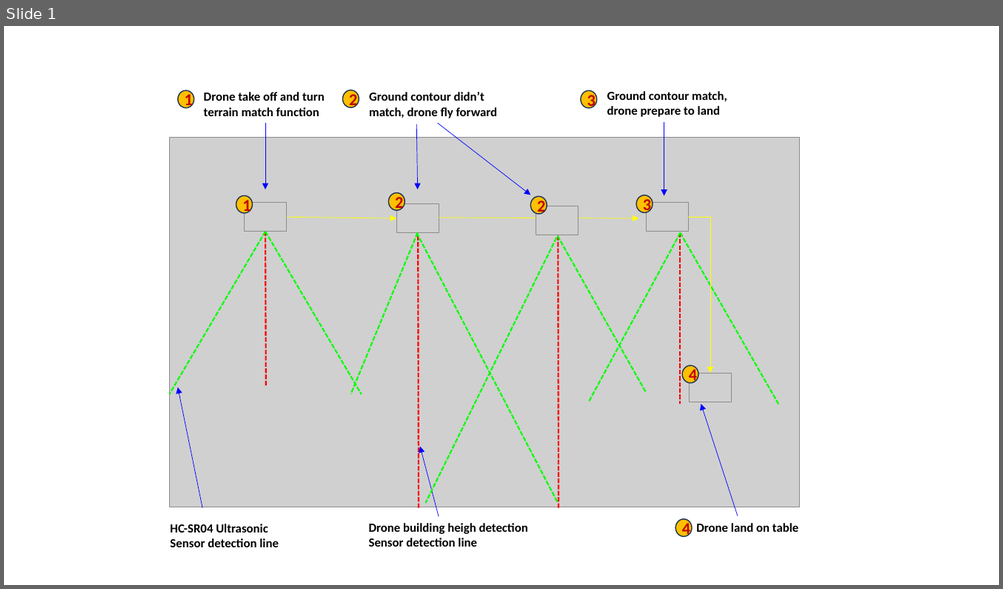
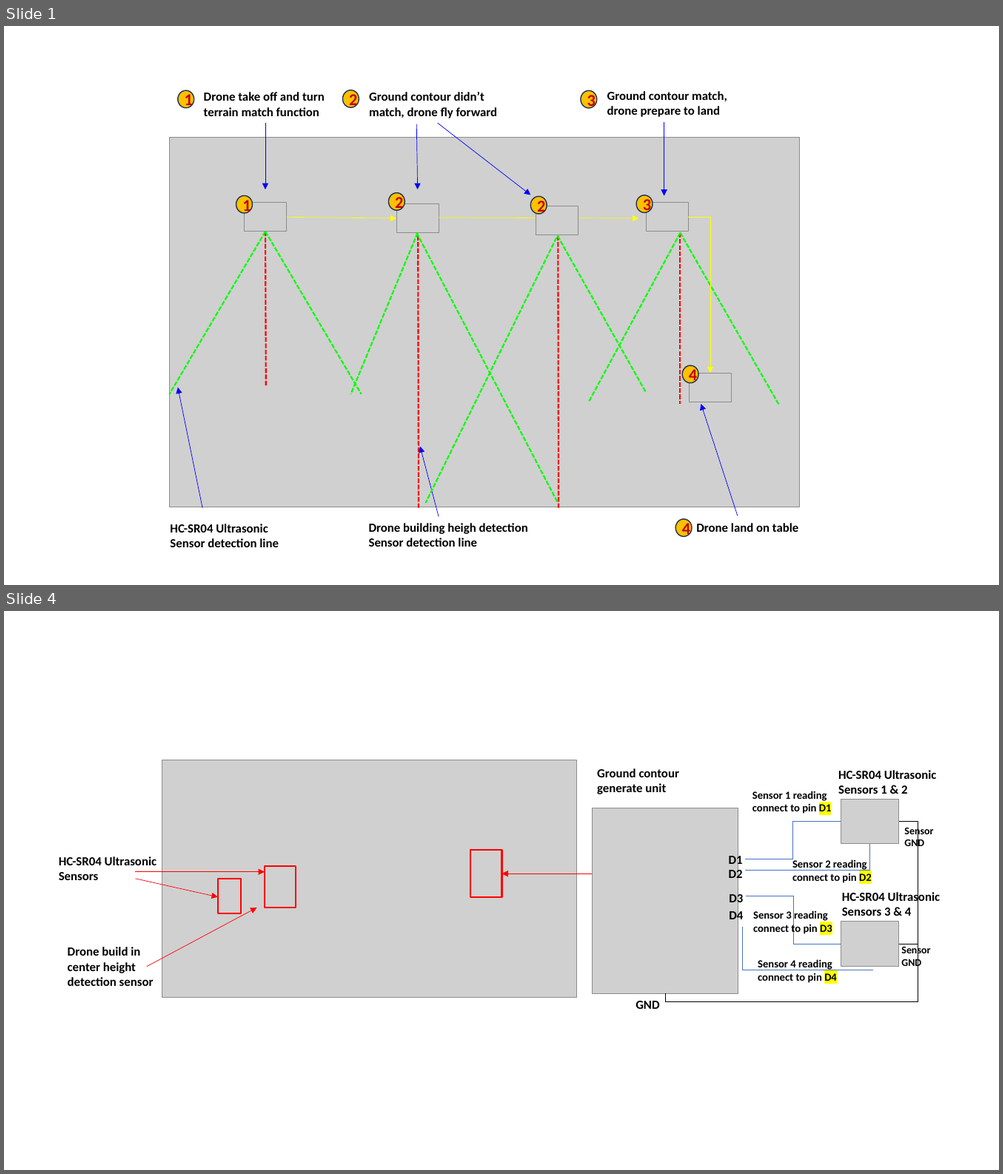
Before and after one commit to LiuYuancheng/DJI_Tello_Ctrl, a slide deck: doc/designDoc.pptx. Shown one above the other, each under a label of ours: slide 1 before the commit, slides 1 and 4 after it; the slides between them are not shown. The pictures are 1003x589 and 1003x1174 pixels, drawn with LibreOffice and Linux fonts; fonts in the diff are those of the drawing; grey boxes stand for pictures. Boxes give left, top, right and bottom in pixels: in the first picture for what was removed or moved away, otherwise in the second. Text is boxed around its words. In the diff, an @@ line names an element or a change of style, - is before the commit and + after.

```diff
--- a/doc/designDoc.pptx
+++ b/doc/designDoc.pptx
@@ slide 4 added at (4,611,999,1170), background #FFFFFF @@
@@ picture added at (162,760,577,997) @@
@@ text added at (597,769,679,795), 12 pt, text #000000, bold @@
+Ground contour generate unit
@@ text added at (838,770,936,794), 12 pt, text #000000, bold @@
+HC-SR04 Ultrasonic Sensors 1 & 2
@@ picture added at (592,808,738,994) @@
@@ text added at (752,791,831,815), 10.5 pt, text #000000, bold @@
+Sensor 1 reading connect to pin D1
@@ picture added at (840,799,899,844) @@
@@ elbow line added from (899, 821) to (665, 994), #000000 0.5 pt @@
@@ elbow line added from (840, 821) to (745, 860), #4472C4 0.5 pt @@
@@ text added at (904,826,933,850), 10 pt, text #000000, bold @@
+Sensor GND
@@ rectangle added at (470,851,502,897), outline #FF0000 1.5 pt @@
@@ text added at (728,854,743,867), 12 pt, text #000000, bold @@
+D1
@@ elbow line added from (870, 844) to (745, 871), #4472C4 0.5 pt @@
@@ text added at (59,857,157,880), 12 pt, text #000000, bold @@
+HC-SR04 Ultrasonic Sensors
@@ arrow added from (135, 872) to (264, 872), #FF0000 0.5 pt @@
@@ rectangle added at (264,866,296,908), outline #FF0000 1.5 pt @@
@@ arrow added from (594, 874) to (502, 874), #FF0000 0.5 pt @@
@@ text added at (728,868,743,881), 12 pt, text #000000, bold @@
+D2
@@ text added at (792,859,871,883), 10.5 pt, text #000000, bold @@
+Sensor 2 reading connect to pin D2
@@ arrow added from (135, 879) to (218, 897), #FF0000 0.5 pt @@
@@ rectangle added at (218,879,242,914), outline #FF0000 1.5 pt @@
@@ text added at (728,892,743,906), 12 pt, text #000000, bold @@
+D3
@@ elbow line added from (840, 945) to (745, 897), #4472C4 0.5 pt @@
@@ text added at (842,891,940,916), 12 pt, text #000000, bold @@
+HC-SR04 Ultrasonic Sensors 3 & 4
@@ arrow added from (147, 967) to (257, 908), #FF0000 0.5 pt @@
@@ text added at (728,910,743,923), 12 pt, text #000000, bold @@
+D4
@@ text added at (753,911,832,935), 10.5 pt, text #000000, bold @@
+Sensor 3 reading connect to pin D3
@@ elbow line added from (874, 971) to (743, 926), #4472C4 0.5 pt @@
@@ picture added at (840,922,899,967) @@
@@ text added at (68,947,153,986), 12 pt, text #000000, bold @@
+Drone build in center height detection sensor
@@ text added at (757,960,836,983), 10.5 pt, text #000000, bold @@
+Sensor 4 reading connect to pin D4
@@ line added from (899, 945) to (918, 945), #000000 0.5 pt @@
@@ text added at (901,945,930,969), 10 pt, text #000000, bold @@
+Sensor GND
@@ text added at (635,1001,659,1009), 12 pt, text #000000, bold @@
+GND
```
Also in this commit, not shown: 2 other slides added, 6 other files.
